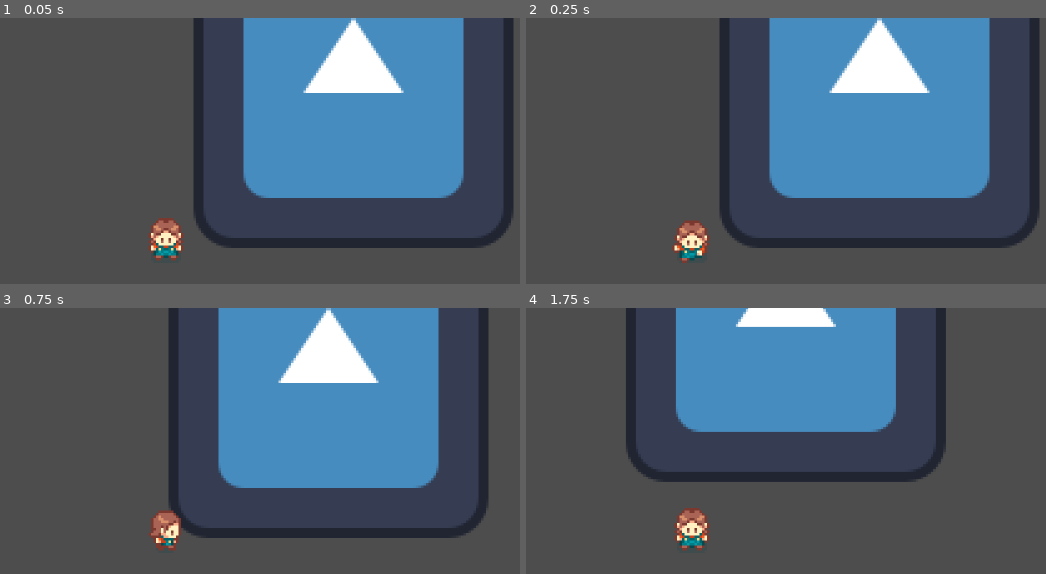
Above: before the commit, frames 1-4 (two rows, left to right).
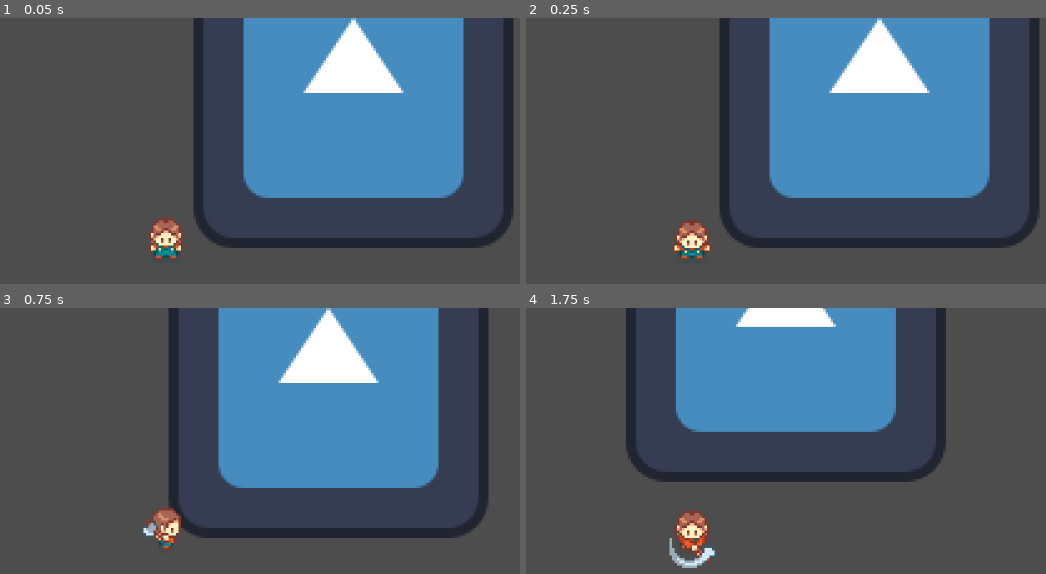
Above: after the commit, the same moments.

Repository: jkaczor6/GodotValley
Game: Godot game, scene res://scenes/levels/level.tscn
Two runs of this game, one before a commit and one after it. Both use one fixed random seed, a clock stepped at 60 frames per second and the inputs below. The engine's default icon, where the game draws it, is replaced by a stand-in: a white triangle on a blue panel in a dark square.
Inputs:
- Up to frame 1 (0.05 s): no input
- Up to frame 2 (0.25 s): no input
- Up to frame 3 (0.75 s): hold D (right) from 0.53 s (still down); tap Space (action) at 0.6 s
- Up to frame 4 (1.75 s): release D (right) at 1.28 s; hold S (down) from 1.28 s (still down); tap Space (action) at 1.35 s

Frame 1 is identical in both runs. In frame 2, 0.2% of the frame differs, in the area x 29-36%, y 84-93%; in frame 3, 0.6%; in frame 4, 1.0%, in the area x 27-37%, y 75-98%.

Commit message:
finished character animations

Diff:
--- a/scenes/characters/player.gd
+++ b/scenes/characters/player.gd
@@ -2,10 +2,16 @@
 
 var direction: Vector2
 var speed := 50
+@onready var move_state_machine = $Animation/AnimationTree.get("parameters/MoveStateMachine/playback")
 
 func _physics_process(_delta: float) -> void:
+	get_basic_input()
 	move()
 	animate()
+
+func get_basic_input():
+	if Input.is_action_just_pressed("action"):
+		$Animation/AnimationTree.set("parameters/ToolOneShot/request", AnimationNodeOneShot.ONE_SHOT_REQUEST_FIRE)
 
 func move():
 	direction = Input.get_vector("left", "right", "up", "down")
@@ -14,10 +20,15 @@
 
 func animate():
 	if direction:
+		move_state_machine.travel('Walk')
 		var direction_animation = Vector2(round(direction.x), round(direction.y))
+		$Animation/AnimationTree.set("parameters/MoveStateMachine/Idle/blend_position", direction_animation)
 		$Animation/AnimationTree.set("parameters/MoveStateMachine/Walk/blend_position", direction_animation)
+		for animation in Data.TOOL_STATE_ANIMATIONS.values():
+			var animation_name : String = "parameters/ToolStateMachine/"+ animation +"/blend_position"
+			$Animation/AnimationTree.set(animation_name, direction_animation)
 	else:
-		$Animation/AnimationTree.set("parameters/MoveStateMachine/Walk/blend_position", Vector2.DOWN)
+		move_state_machine.travel('Idle')
 
 func tool_use_emit():
 	print('tool')
--- a/scenes/characters/player.tscn
+++ b/scenes/characters/player.tscn
@@ -971,6 +971,53 @@
 &"water_up": SubResource("Animation_g66nw")
 }
 
+[sub_resource type="AnimationNodeAnimation" id="AnimationNodeAnimation_2l4js"]
+animation = &"idle_right"
+
+[sub_resource type="AnimationNodeAnimation" id="AnimationNodeAnimation_jk2m4"]
+animation = &"idle_right"
+
+[sub_resource type="AnimationNodeAnimation" id="AnimationNodeAnimation_xhtjm"]
+animation = &"idle_right"
+
+[sub_resource type="AnimationNodeAnimation" id="AnimationNodeAnimation_k4v7y"]
+animation = &"idle_down"
+
+[sub_resource type="AnimationNodeAnimation" id="AnimationNodeAnimation_xrqxk"]
+animation = &"idle_left"
+
+[sub_resource type="AnimationNodeAnimation" id="AnimationNodeAnimation_g66nw"]
+animation = &"idle_left"
+
+[sub_resource type="AnimationNodeAnimation" id="AnimationNodeAnimation_rpnd8"]
+animation = &"idle_left"
+
+[sub_resource type="AnimationNodeAnimation" id="AnimationNodeAnimation_d6tgn"]
+animation = &"idle_down"
+
+[sub_resource type="AnimationNodeAnimation" id="AnimationNodeAnimation_3wg1y"]
+animation = &"idle_up"
+
+[sub_resource type="AnimationNodeBlendSpace2D" id="AnimationNodeBlendSpace2D_kmyvj"]
+blend_point_0/node = SubResource("AnimationNodeAnimation_2l4js")
+blend_point_0/pos = Vector2(1, 0)
+blend_point_1/node = SubResource("AnimationNodeAnimation_jk2m4")
+blend_point_1/pos = Vector2(1, 1)
+blend_point_2/node = SubResource("AnimationNodeAnimation_xhtjm")
+blend_point_2/pos = Vector2(1, -1)
+blend_point_3/node = SubResource("AnimationNodeAnimation_k4v7y")
+blend_point_3/pos = Vector2(0, 0)
+blend_point_4/node = SubResource("AnimationNodeAnimation_xrqxk")
+blend_point_4/pos = Vector2(-1, 0)
+blend_point_5/node = SubResource("AnimationNodeAnimation_g66nw")
+blend_point_5/pos = Vector2(-1, 1)
+blend_point_6/node = SubResource("AnimationNodeAnimation_rpnd8")
+blend_point_6/pos = Vector2(-1, -1)
+blend_point_7/node = SubResource("AnimationNodeAnimation_d6tgn")
+blend_point_7/pos = Vector2(0, 1)
+blend_point_8/node = SubResource("AnimationNodeAnimation_3wg1y")
+blend_point_8/pos = Vector2(0, -1)
+
 [sub_resource type="AnimationNodeAnimation" id="AnimationNodeAnimation_yewv4"]
 animation = &"walk_right"
 
@@ -984,7 +1031,7 @@
 animation = &"walk_down"
 
 [sub_resource type="AnimationNodeAnimation" id="AnimationNodeAnimation_kqtwu"]
-animation = &"fish_up"
+animation = &"walk_down"
 
 [sub_resource type="AnimationNodeAnimation" id="AnimationNodeAnimation_6eyoc"]
 animation = &"walk_right"
@@ -1018,14 +1065,22 @@
 blend_point_8/node = SubResource("AnimationNodeAnimation_7vyk4")
 blend_point_8/pos = Vector2(-1, -1)
 
-[sub_resource type="AnimationNodeStateMachineTransition" id="AnimationNodeStateMachineTransition_eojnx"]
+[sub_resource type="AnimationNodeStateMachineTransition" id="AnimationNodeStateMachineTransition_a2luo"]
 advance_mode = 2
 
+[sub_resource type="AnimationNodeStateMachineTransition" id="AnimationNodeStateMachineTransition_yewv4"]
+
+[sub_resource type="AnimationNodeStateMachineTransition" id="AnimationNodeStateMachineTransition_76oj4"]
+
 [sub_resource type="AnimationNodeStateMachine" id="AnimationNodeStateMachine_qgnko"]
+states/Idle/node = SubResource("AnimationNodeBlendSpace2D_kmyvj")
+states/Idle/position = Vector2(352, 100)
 states/Walk/node = SubResource("AnimationNodeBlendSpace2D_6eyoc")
-states/Walk/position = Vector2(370, 100)
-transitions = ["Start", "Walk", SubResource("AnimationNodeStateMachineTransition_eojnx")]
-graph_offset = Vector2(29, -48)
+states/Walk/position = Vector2(352, 15)
+transitions = ["Start", "Idle", SubResource("AnimationNodeStateMachineTransition_a2luo"), "Walk", "Idle", SubResource("AnimationNodeStateMachineTransition_yewv4"), "Idle", "Walk", SubResource("AnimationNodeStateMachineTransition_76oj4")]
+graph_offset = Vector2(-12, -57)
+
+[sub_resource type="AnimationNodeOneShot" id="AnimationNodeOneShot_yewv4"]
 
 [sub_resource type="AnimationNodeAnimation" id="AnimationNodeAnimation_7xgtv"]
 animation = &"axe_down"
@@ -1415,13 +1470,15 @@
 graph_offset = Vector2(55, -57)
 
 [sub_resource type="AnimationNodeBlendTree" id="AnimationNodeBlendTree_inhyd"]
-graph_offset = Vector2(92.14111, -125.02466)
-nodes/output/position = Vector2(700, -100)
+graph_offset = Vector2(-84.17737, -340.55948)
+nodes/output/position = Vector2(900, -80)
 nodes/ToolStateMachine/node = SubResource("AnimationNodeStateMachine_w5sjy")
-nodes/ToolStateMachine/position = Vector2(300, 100)
+nodes/ToolStateMachine/position = Vector2(300, 60)
 nodes/MoveStateMachine/node = SubResource("AnimationNodeStateMachine_qgnko")
 nodes/MoveStateMachine/position = Vector2(302.65524, -123.22713)
-node_connections = [&"output", 0, &"MoveStateMachine"]
+nodes/ToolOneShot/node = SubResource("AnimationNodeOneShot_yewv4")
+nodes/ToolOneShot/position = Vector2(620, -120)
+node_connections = [&"output", 0, &"ToolOneShot", &"ToolOneShot", 0, &"MoveStateMachine", &"ToolOneShot", 1, &"ToolStateMachine"]
 
 [node name="Player" type="CharacterBody2D" unique_id=1221615893]
 collision_layer = 2
@@ -1453,7 +1510,11 @@
 parameters/ToolStateMachine/Seed/blend_position = Vector2(0, 0)
 parameters/ToolStateMachine/Sword/blend_position = Vector2(0, 0)
 parameters/ToolStateMachine/Water/blend_position = Vector2(0, 0)
+parameters/MoveStateMachine/Idle/blend_position = Vector2(0, 0)
 parameters/MoveStateMachine/Walk/blend_position = Vector2(0, 0)
+parameters/ToolOneShot/active = false
+parameters/ToolOneShot/internal_active = false
+parameters/ToolOneShot/request = 0
 
 [node name="Camera2D" type="Camera2D" parent="." unique_id=708422854]
 zoom = Vector2(4, 4)
